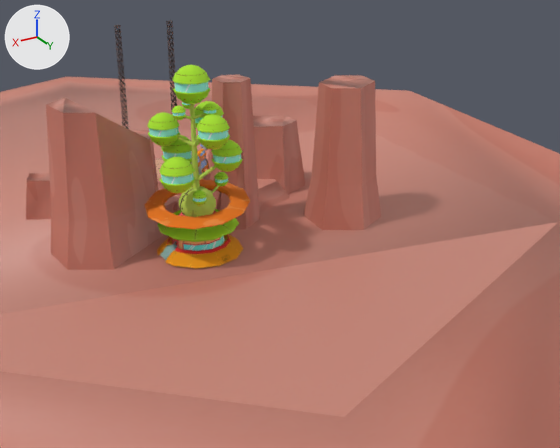
Before and after pictures for a commit that changed the glTF model Content/LaunchingSoon/Environment/Background.glb.
Camera for both pictures: a 50 mm lens placed at (121.0, 322.0, 119.0), pointed at (-11.0, 102.0, 9.0). The axes (+X, +Y, +Z) are drawn at upper left. The lights are the same throughout. Where no turn or scale is listed for an object, it has been applied to the vertices.

In view in the first picture: 'GamePalace', 'brokenStone.001', 'brokenStone.003', 'brokenStone.004'.
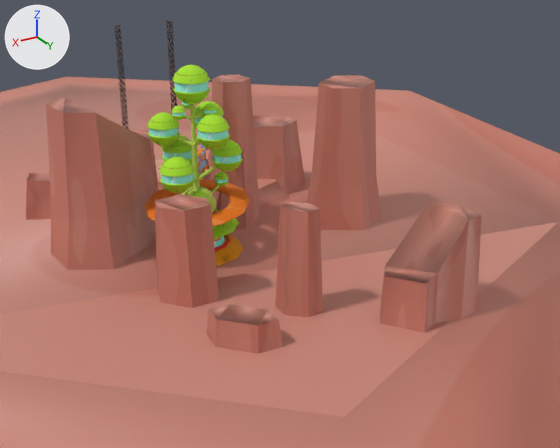
The change, as a list of edits to the scene's bpy script:
```text
Add me_rock_crystalslargeb_010:
    me_rock_crystalslargeb_010.from_pydata(...)  # 74 vertices, 108 faces; spans x -56.6..32.8, y -85.7..14.3, z -25.5..34.6
    me_rock_crystalslargeb_010.materials.append(mat_rocktrack)
Add ob_brokenstone_009:
    ob_brokenstone_009 = bpy.data.objects.new('brokenStone.009', me_rock_crystalslargeb_010)
    ob_brokenstone_009.location = (9.3, 184.6, -4.1)
```

Where the change shows, as pixel boxes [x1, y1, x2, y2] in the pictures (560 x 448 px):
'brokenStone.009', added
    after: [155, 195, 482, 354]
